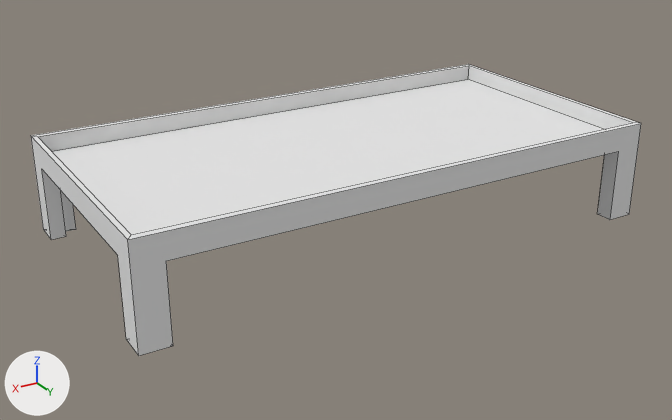
Before and after pictures for a commit that changed the Blender file res/blendFiles/house/castingTable.blend.
One viewpoint serves both versions: a 50 mm camera at (8.73, 14.34, 7.45) aimed at (0.23, 0.16, 0.36). Arrows for +X, +Y and +Z are at lower left; the lights stay in place. Mesh edges are drawn as thin lines.

The scene before the commit, as lines of its bpy script (objects in view):
```python
me_cube = bpy.data.meshes.new('Cube')
me_cube.from_pydata(...)  # 68 vertices, 58 faces; spans x -1.56..1.56, y -1.61..1.61, z 0.0..1.73
me_cube.materials.append(mat_material)  # white #e7e7e7
ob_cube = bpy.data.objects.new('Cube', me_cube)
ob_cube.location = (0.0, 0.0, 0.0)
ob_cube.scale = (3.28, 1.65, 1.1)
```
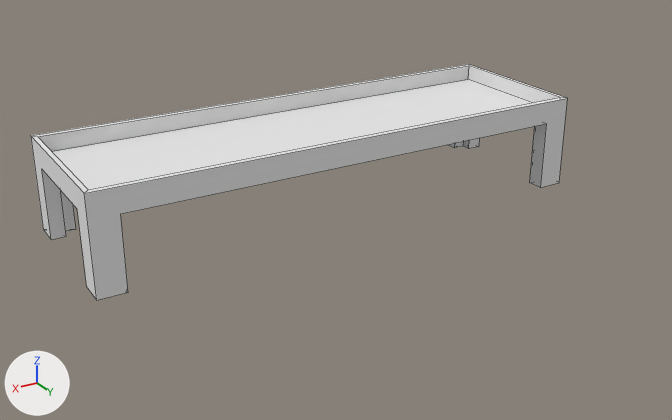
The newer file is also turned or shifted as a whole; pictures and numbers use the older file's frame.

Location of each change, [x1, y1, x2, y2] in pixels of the pictures (672 x 420 px):
```json
{"object": "Cube", "change": "reshaped", "before": [31, 64, 641, 356], "after": [31, 64, 568, 300], "on screen": "12% narrower, 19% shorter"}
```

Scene script edits in JSON lines:
```json
{"block": "me_cube", "where": "me_cube.from_pydata(...)  # 68 vertices, 58 faces; spans x -1.56..1.56, y -1.61..1.61, z 0.0..1.73"}
{"block": "me_cube", "where": "# used by ob_cube; location = (0.0, 0.0, 0.0); scale = (3.28, 1.65, 1.1)"}
{"block": "me_cube", "change": "me_cube part 1: all 34 vertices in x -1.56..1.56, y 1.27..1.61, z 0.0..1.73 are moved by (0.0, -1.21, 0.0)"}
```
